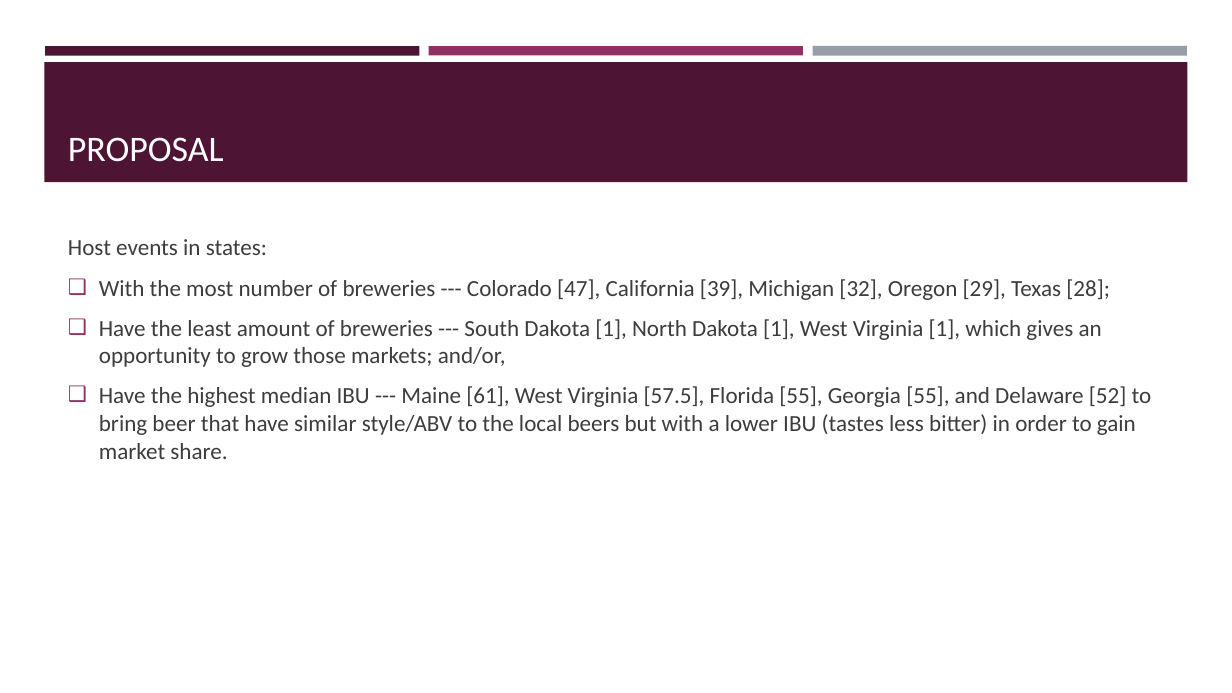
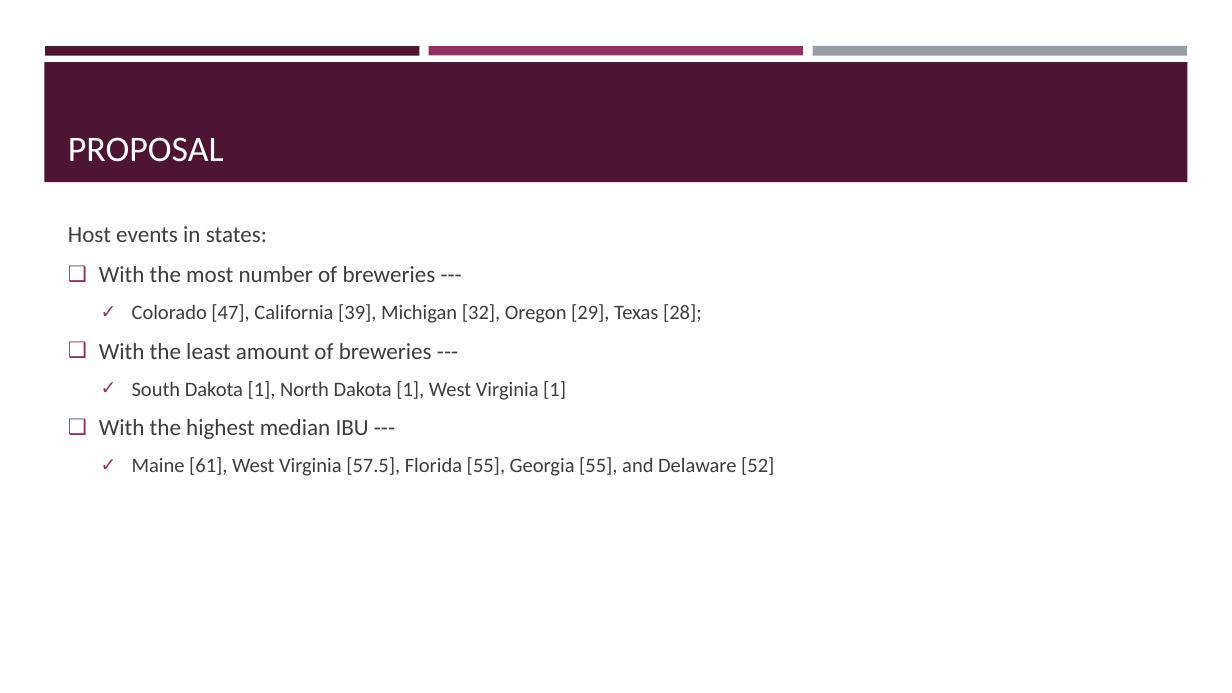
Before and after one commit to mltran2017/MSDS6306-404_CS1, a slide deck: slide 11 of pres/6306_CaseStudy_1_Slides.pptx. Drawn at 1232x693 pixels with LibreOffice and Linux fonts; fonts in the diff are those of the drawing. Boxes give left, top, right and bottom in pixels: in the first picture for what was removed or moved away, otherwise in the second. Text is boxed around its words. In the diff, an @@ line names an element or a change of style, - is before the commit and + after.

Commit message:
Minor revision to presentation

```diff
--- a/pres/6306_CaseStudy_1_Slides.pptx
+++ b/pres/6306_CaseStudy_1_Slides.pptx
@@ text at (99,266,774,476): text changed; size 18 to 16 pt @@
-❑ With the most number of breweries --- Colorado [47], California [39], Michigan [32], Oregon [29], Texas [28];
-❑ Have the least amount of breweries --- South Dakota [1], North Dakota [1], West Virginia [1], which gives an opportunity to grow those markets; and/or,
-❑ Have the highest median IBU --- Maine [61], West Virginia [57.5], Florida [55], Georgia [55], and Delaware [52] to bring beer that have similar style/ABV to the local beers but with a lower IBU (tastes less bitter) in order to gain market share.
+❑ With the most number of breweries ---
+  ✓ Colorado [47], California [39], Michigan [32], Oregon [29], Texas [28];
+❑ With the least amount of breweries ---
+  ✓ South Dakota [1], North Dakota [1], West Virginia [1]
+❑ With the highest median IBU ---
+  ✓ Maine [61], West Virginia [57.5], Florida [55], Georgia [55], and Delaware [52]
```
